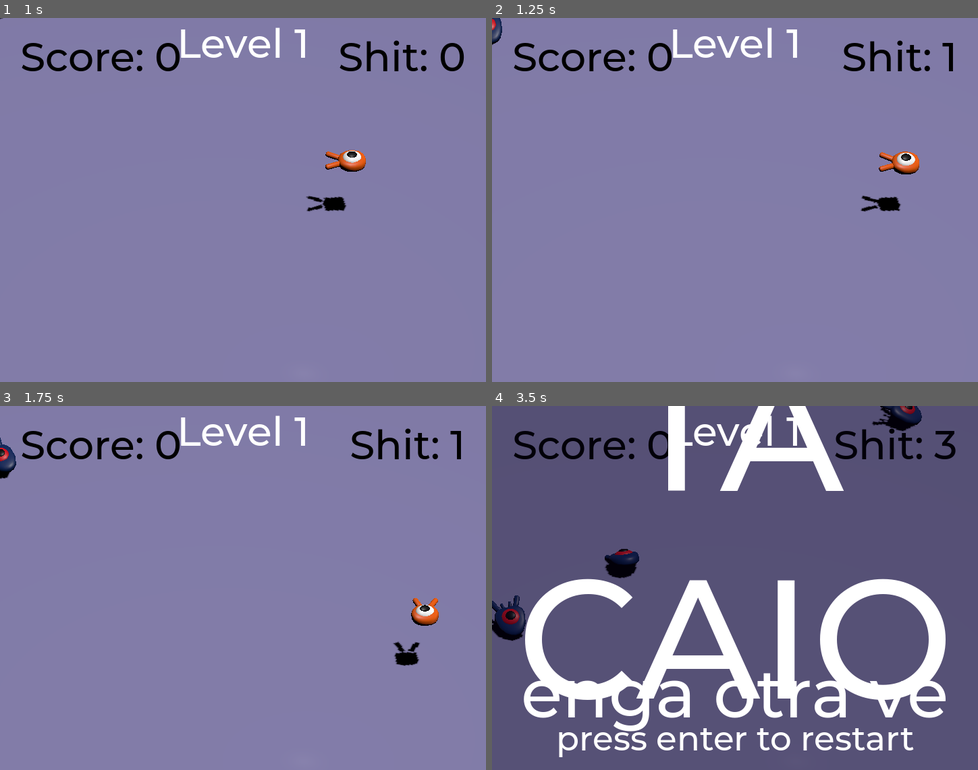
Above: before the commit, frames 1-4 (two rows, left to right).
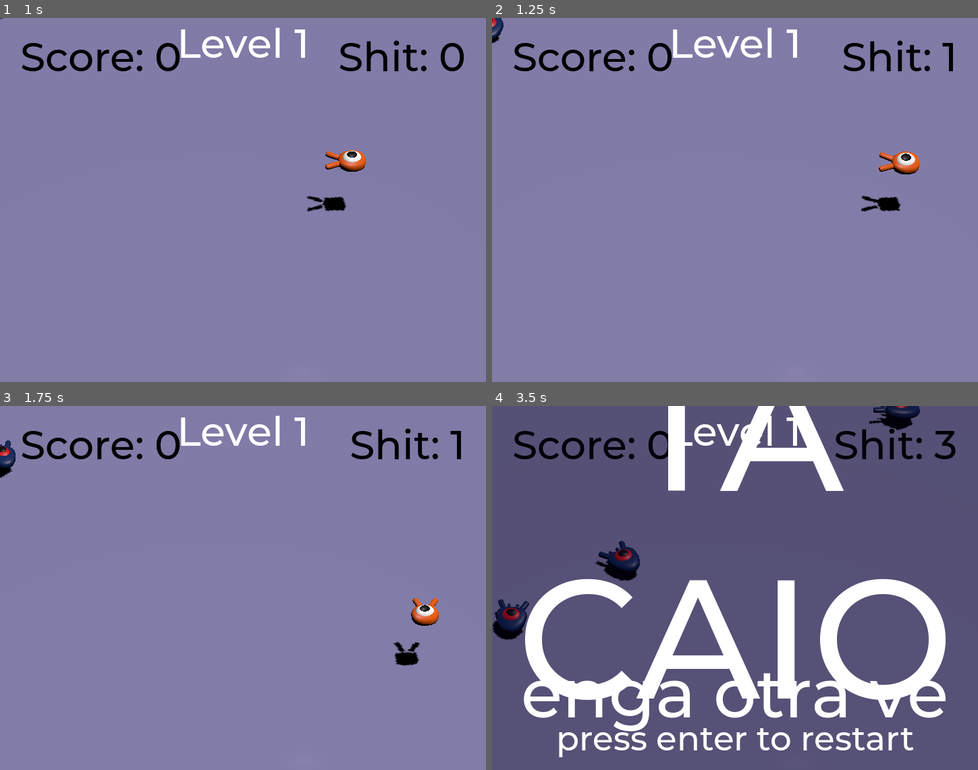
Above: after the commit, the same moments.

Repository: nilodude/squash_the_creeps_start_1.1.0
Game: Godot game, scene res://main.tscn
Same seed, same stepped clock (60 frames per second), same inputs: the game is played once before the commit and once after it.
Inputs:
- Up to frame 1 (1 s): tap Enter (ui_accept) at 0.5 s; hold D (move_right) from 0.53 s (still down); hold Enter (ui_accept) from 0.53 s (still down); tap Space (jump) at 0.77 s
- Up to frame 2 (1.25 s): keep holding D (move_right); keep holding Enter (ui_accept)
- Up to frame 3 (1.75 s): release D (move_right) at 1.28 s; release Enter (ui_accept) at 1.28 s; hold S (move_back) from 1.28 s (still down); tap Enter (ui_accept) at 1.35 s; tap Space (jump) at 1.52 s
- Up to frame 4 (3.5 s): release S (move_back) at 2.03 s; hold D (move_right) 2.03-2.78 s; hold Enter (ui_accept) 2.03-2.78 s; hold W (move_forward) from 2.78 s (still down); tap Enter (ui_accept) at 2.85 s; tap Space (jump) at 3.02 s

Frame 1 is identical in both runs. In frame 2, less than 0.1% of the frame differs, in the area x 0-3%, y 0-8%; in frame 3, 0.2%; in frame 4, 1.0%, in the area x 0-89%, y 0-65%.

Commit message:
fixed mob lookat(). need to finetune mob animation

Diff:
--- a/main.gd
+++ b/main.gd
@@ -38,9 +38,9 @@
 
 		mob.outBounds.connect($UserInterface/ShitLabel._on_mob_out.bind())
 		mob.spawned.connect($UserInterface/ShitLabel._on_mob_spawned.bind())
+		mobSize = get_tree().get_nodes_in_group("mob").size()
+		add_child(mob)
 
-		add_child(mob)
-		mobSize = get_tree().get_nodes_in_group("mob").size()
 
 func levelup():
 	$UserInterface/LevelUp/levelCompleted.text = "LEVEL %s COMPLETED" % level
--- a/mob.gd
+++ b/mob.gd
@@ -35,10 +35,13 @@
 
 		hitVel = Vector3.ZERO
 
+
 	if not is_on_floor(): # If in the air, fall towards the floor. Literally gravity
 		velocity.y = velocity.y - (50 * delta)
 		rotate_y(minus*PI/8  + (randangle * delta))
 		rotate_x(minus * PI/8  - (randangle * delta))
+	else:
+		$Pivot.look_at(position + velocity, Vector3.UP)
 
 	move_and_slide()
 
--- a/mob.tscn
+++ b/mob.tscn
@@ -32,7 +32,7 @@
 "times": PackedFloat32Array(0.2, 0.6, 1, 1.2, 1.4, 1.8, 2.2, 2.4),
 "transitions": PackedFloat32Array(1, 1.18921, 1, 1, 1, 1.18921, 1, 1),
 "update": 0,
-"values": [Vector3(-0.0610865, -0.174533, 0), Vector3(0.0750492, 0.174533, 0.139626), Vector3(-0.0174533, -0.0349066, -0.0802851), Vector3(-0.0349066, -0.174533, -0.139 …(158 unchanged characters)…
+"values": [Vector3(-0.0610865, -0.174533, 0), Vector3(0.0750492, 0.174533, 0.174533), Vector3(-0.0174533, -0.0349066, -0.150098), Vector3(-0.0349066, -0.174533, -0.139 …(158 unchanged characters)…
 }
 
 [sub_resource type="AnimationLibrary" id="AnimationLibrary_0fnqf"]
@@ -48,7 +48,7 @@
 [node name="Pivot" type="Node3D" parent="."]
 
 [node name="Character" parent="Pivot" instance=ExtResource("1_v36lp")]
-transform = Transform3D(0.98508, 0.00697621, -0.171958, 0.0172826, 0.990117, 0.139173, 0.17123, -0.140068, 0.975224, 0, 0.35, 0)
+transform = Transform3D(0.973201, -0.161777, 0.163424, 0.175317, 0.981872, -0.0720483, -0.148805, 0.0987685, 0.983922, 0, 0.411598, 0)
 
 [node name="CollisionShape3D" type="CollisionShape3D" parent="."]
 transform = Transform3D(1, 0, 0, 0, 1, 0, 0, 0, 1, 0, 0.335872, 0)
--- a/project.godot
+++ b/project.godot
@@ -28,6 +28,12 @@
 
 [input]
 
+ui_accept={
+"deadzone": 0.5,
+"events": [Object(InputEventKey,"resource_local_to_scene":false,"resource_name":"","device":0,"window_id":0,"alt_pressed":false,"shift_pressed":false,"ctrl_pressed":false,"meta_pressed":false,"pressed":false,"keycode":4194309,"physical_keycode":0,"key_label":0,"unicode":0,"echo":false,"script":null)
+, Object(InputEventKey,"resource_local_to_scene":false,"resource_name":"","device":0,"window_id":0,"alt_pressed":false,"shift_pressed":false,"ctrl_pressed":false,"meta_pressed":false,"pressed":false,"keycode":4194310,"physical_keycode":0,"key_label":0,"unicode":0,"echo":false,"script":null)
+]
+}
 move_left={
 "deadzone": 0.5,
 "events": [Object(InputEventKey,"resource_local_to_scene":false,"resource_name":"","device":-1,"window_id":0,"alt_pressed":false,"shift_pressed":false,"ctrl_pressed":false,"meta_pressed":false,"pressed":false,"keycode":0,"physical_keycode":65,"key_label":0,"unicode":97,"echo":false,"script":null)
